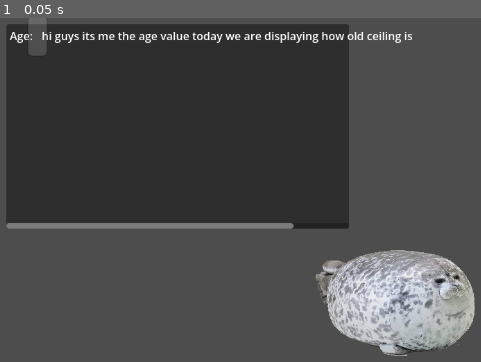
Above: before the commit, frame 1.
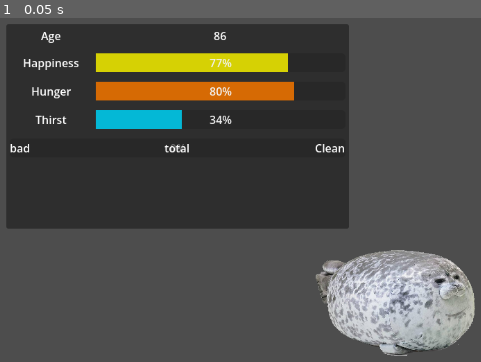
Above: after the commit, the same moment.

Repository: Kaplin86/ceiling-game
Game: Godot game, scene res://main.tscn
The game is run twice, just before and just after one commit, with the same random seed, the same clock (stepped at 60 frames per second) and the same inputs.
Inputs:
- Up to frame 1 (0.05 s): no input

The runs differ from the first frame. In frame 1, 8.6% of the frame differs, in the area x 1-86%, y 0-62%.

Commit message:
stat display

Diff:
--- a/code/StatScreen.gd
+++ b/code/StatScreen.gd
@@ -1,8 +1,33 @@
 extends Panel
 
-var Stats = ["res://data/stats/age.tres", "res://data/stats/cleanliness.tres", "res://data/stats/happiness.tres", "res://data/stats/hunger.tres", "res://data/stats/thirst.tres"]
+var Stats = ["res://data/stats/age.tres", "res://data/stats/happiness.tres", "res://data/stats/hunger.tres", "res://data/stats/thirst.tres", "res://data/stats/cleanliness.tres"]
 
 func _ready():
 	for I in Stats:
 		var statDef : StatDefinition = load(I)
-		print(statDef)
+		createElement(statDef)
+
+func createElement(stat : StatDefinition):
+	var newNode : PackedScene
+	if stat.DisplayType == stat.DisplayTypes.NUMBER:
+		newNode = load("res://scenes/statDisplays/number.tscn")
+	elif stat.DisplayType == stat.DisplayTypes.BAR:
+		newNode = load("res://scenes/statDisplays/bar.tscn")
+	elif stat.DisplayType == stat.DisplayTypes.SPECTRUM:
+		newNode = load("res://scenes/statDisplays/spectrum.tscn")
+
+	var newNodeReal : Control = newNode.instantiate()
+
+	$ScrollContainer/VBoxContainer.add_child(newNodeReal)
+	var nameNode : Label = newNodeReal.find_child("NAME",true)
+	nameNode.text = stat.DisplayName
+	if stat.DisplayType == stat.DisplayTypes.NUMBER:
+		var statNode : Label = newNodeReal.find_child("VALUE",true)
+		statNode.text = "86"
+
+	if stat.DisplayType == stat.DisplayTypes.BAR:
+		var statNode : ProgressBar = newNodeReal.find_child("VALUE",true)
+		statNode.value = randf_range(0,100)
+		statNode.add_theme_stylebox_override("fill",StyleBoxFlat.new())
+		statNode.get_theme_stylebox("fill").bg_color = Color( stat.color,0.9)
+		print(stat.color)
--- a/main.tscn
+++ b/main.tscn
@@ -4,6 +4,9 @@
 [ext_resource type="Script" uid="uid://eub3yrtx563g" path="res://ceiling.gd" id="2_0xm2m"]
 [ext_resource type="AudioStream" uid="uid://bfilovfqca5ip" path="res://sfx/freesound_community-squeaky-toy-1-6059.mp3" id="3_h2yge"]
 [ext_resource type="Script" uid="uid://c63dc6xiaubw6" path="res://code/StatScreen.gd" id="4_1bvp3"]
+[ext_resource type="PackedScene" uid="uid://c1pw3crodtxjv" path="res://scenes/statDisplays/bar.tscn" id="5_272bh"]
+[ext_resource type="PackedScene" uid="uid://8qmx1sc15nce" path="res://scenes/statDisplays/number.tscn" id="6_5vw27"]
+[ext_resource type="PackedScene" uid="uid://d2ad6wpuih4gi" path="res://scenes/statDisplays/spectrum.tscn" id="7_kek77"]
 
 [node name="Node2D" type="Node2D" unique_id=2093216592]
 
@@ -47,31 +50,16 @@
 size_flags_horizontal = 3
 size_flags_vertical = 3
 
-[node name="Control" type="MarginContainer" parent="Panel/ScrollContainer/VBoxContainer" unique_id=1144432738]
+[node name="Control" parent="Panel/ScrollContainer/VBoxContainer" unique_id=784974877 instance=ExtResource("5_272bh")]
+visible = false
 layout_mode = 2
-theme_override_constants/margin_left = 5
-theme_override_constants/margin_top = 5
-theme_override_constants/margin_right = 5
-theme_override_constants/margin_bottom = 5
 
-[node name="HBoxContainer2" type="HSplitContainer" parent="Panel/ScrollContainer/VBoxContainer/Control" unique_id=1404650365]
+[node name="Control2" parent="Panel/ScrollContainer/VBoxContainer" unique_id=1603758090 instance=ExtResource("6_5vw27")]
+visible = false
 layout_mode = 2
-touch_dragger_enabled = true
-drag_area_highlight_in_editor = true
 
-[node name="Name2" type="Label" parent="Panel/ScrollContainer/VBoxContainer/Control/HBoxContainer2" unique_id=255603611]
+[node name="Control3" parent="Panel/ScrollContainer/VBoxContainer" unique_id=406388354 instance=ExtResource("7_kek77")]
+visible = false
 layout_mode = 2
-size_flags_vertical = 1
-text = "Age:"
-horizontal_alignment = 1
-vertical_alignment = 1
-
-[node name="Name" type="Label" parent="Panel/ScrollContainer/VBoxContainer/Control/HBoxContainer2" unique_id=501265088]
-layout_mode = 2
-size_flags_horizontal = 3
-size_flags_vertical = 1
-text = "hi guys its me the age value today we are displaying how old ceiling is"
-horizontal_alignment = 1
-vertical_alignment = 1
 
 [connection signal="pressed" from="Ceiling/Button" to="Ceiling" method="_on_button_pressed"]
--- /dev/null
+++ b/scenes/statDisplays/bar.tscn
@@ -0,0 +1,22 @@
+[gd_scene format=3 uid="uid://c1pw3crodtxjv"]
+
+[node name="Control" type="MarginContainer" unique_id=784974877]
+theme_override_constants/margin_left = 5
+theme_override_constants/margin_top = 5
+theme_override_constants/margin_right = 5
+theme_override_constants/margin_bottom = 5
+
+[node name="HBoxContainer2" type="HBoxContainer" parent="." unique_id=960304131]
+layout_mode = 2
+
+[node name="NAME" type="Label" parent="HBoxContainer2" unique_id=1764311084]
+layout_mode = 2
+size_flags_horizontal = 3
+text = "Age:"
+horizontal_alignment = 1
+vertical_alignment = 1
+
+[node name="VALUE" type="ProgressBar" parent="HBoxContainer2" unique_id=130230911]
+layout_mode = 2
+size_flags_horizontal = 3
+size_flags_stretch_ratio = 3.0
--- /dev/null
+++ b/scenes/statDisplays/number.tscn
@@ -0,0 +1,25 @@
+[gd_scene format=3 uid="uid://8qmx1sc15nce"]
+
+[node name="Control" type="MarginContainer" unique_id=784974877]
+theme_override_constants/margin_left = 5
+theme_override_constants/margin_top = 5
+theme_override_constants/margin_right = 5
+theme_override_constants/margin_bottom = 5
+
+[node name="HBoxContainer2" type="HBoxContainer" parent="." unique_id=960304131]
+layout_mode = 2
+
+[node name="NAME" type="Label" parent="HBoxContainer2" unique_id=1764311084]
+layout_mode = 2
+size_flags_horizontal = 3
+text = "Age:"
+horizontal_alignment = 1
+vertical_alignment = 1
+
+[node name="VALUE" type="Label" parent="HBoxContainer2" unique_id=74006788]
+layout_mode = 2
+size_flags_horizontal = 3
+size_flags_stretch_ratio = 3.0
+text = "GGAEHBAGDNREDGNJYADERGYJN"
+horizontal_alignment = 1
+vertical_alignment = 1
--- /dev/null
+++ b/scenes/statDisplays/spectrum.tscn
@@ -0,0 +1,69 @@
+[gd_scene format=3 uid="uid://d2ad6wpuih4gi"]
+
+[sub_resource type="StyleBoxFlat" id="StyleBoxFlat_ehh6v"]
+content_margin_left = 2.0
+content_margin_top = 2.0
+content_margin_right = 2.0
+content_margin_bottom = 2.0
+bg_color = Color(1, 1, 1, 0.4)
+corner_radius_top_left = 6
+corner_radius_top_right = 6
+corner_radius_bottom_right = 6
+corner_radius_bottom_left = 6
+corner_detail = 6
+
+[node name="Control" type="MarginContainer" unique_id=784974877]
+offset_right = 398.0
+offset_bottom = 37.0
+theme_override_constants/margin_left = 5
+theme_override_constants/margin_top = 5
+theme_override_constants/margin_right = 5
+theme_override_constants/margin_bottom = 5
+
+[node name="HBoxContainer2" type="HBoxContainer" parent="." unique_id=960304131]
+layout_mode = 2
+
+[node name="VALUE" type="ProgressBar" parent="HBoxContainer2" unique_id=130230911]
+layout_mode = 2
+size_flags_horizontal = 3
+size_flags_stretch_ratio = 3.0
+theme_override_colors/font_color = Color(0.9490196, 0.9490196, 0.9490196, 0.34509805)
+theme_override_styles/fill = SubResource("StyleBoxFlat_ehh6v")
+
+[node name="LOWERNAME" type="Label" parent="HBoxContainer2/VALUE" unique_id=605647972]
+layout_mode = 1
+anchors_preset = 14
+anchor_top = 0.5
+anchor_right = 1.0
+anchor_bottom = 0.5
+offset_top = -11.5
+offset_bottom = 11.5
+grow_horizontal = 2
+grow_vertical = 2
+text = "bad"
+
+[node name="NAME" type="Label" parent="HBoxContainer2/VALUE" unique_id=202935932]
+layout_mode = 1
+anchors_preset = 14
+anchor_top = 0.5
+anchor_right = 1.0
+anchor_bottom = 0.5
+offset_top = -11.5
+offset_bottom = 11.5
+grow_horizontal = 2
+grow_vertical = 2
+text = "bad"
+horizontal_alignment = 2
+
+[node name="TOTAL" type="Label" parent="HBoxContainer2/VALUE" unique_id=1961572750]
+layout_mode = 1
+anchors_preset = 14
+anchor_top = 0.5
+anchor_right = 1.0
+anchor_bottom = 0.5
+offset_top = -11.5
+offset_bottom = 11.5
+grow_horizontal = 2
+grow_vertical = 2
+text = "total"
+horizontal_alignment = 1
